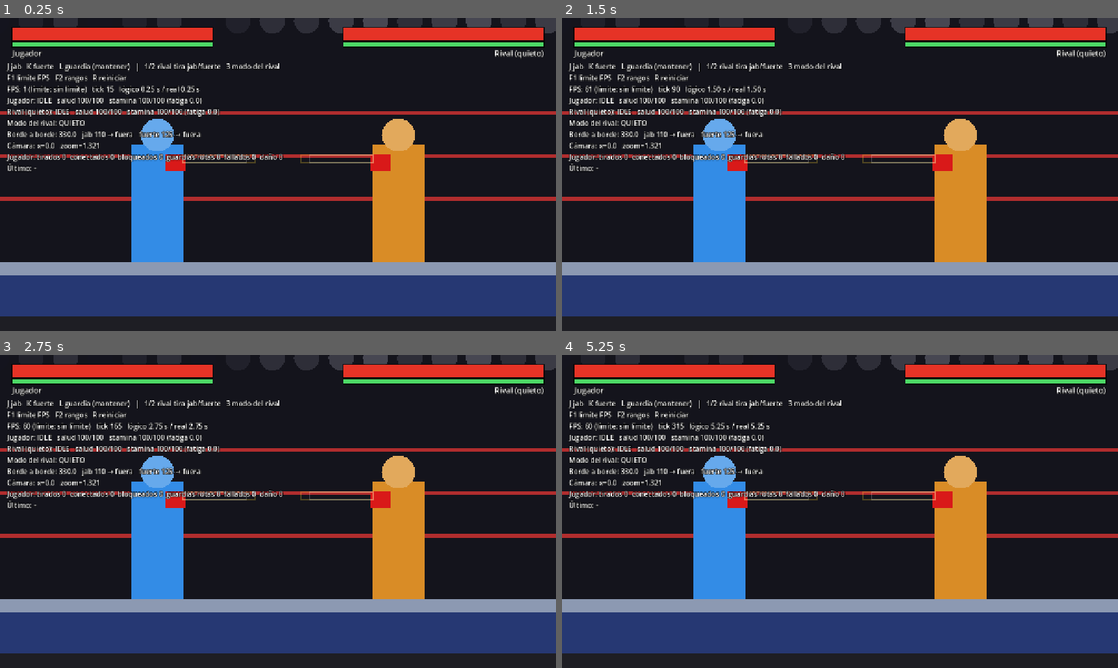
Above: before the commit, frames 1-4 (two rows, left to right).
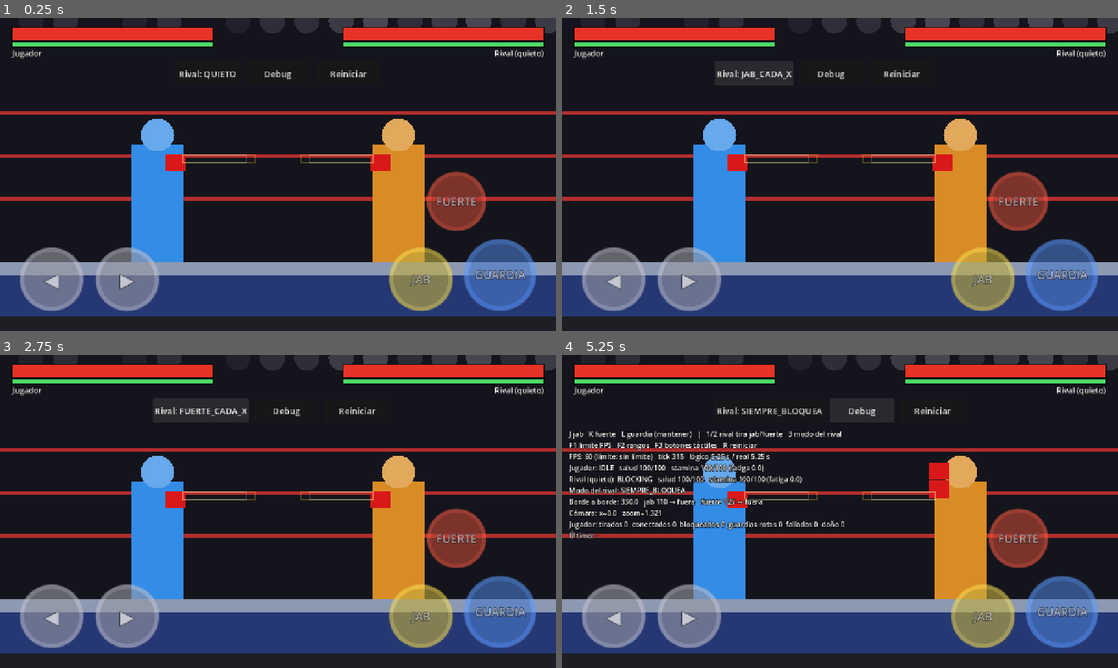
Above: after the commit, the same moments.

Repository: RamiroNicastro/RTC
Game: Godot game, scene res://debug/combat_sandbox.tscn
Two runs of this game, one before a commit and one after it. Both use one fixed random seed, a clock stepped at 60 frames per second and the inputs below.
Inputs (mouse positions are in pixels of both pictures, inside the frame that each line leads up to):
- Up to frame 1 (0.25 s): no input
- Up to frame 2 (1.5 s): click (767, 74) at 0.5 s, where only the run after the commit has a clickable "Rival: QUIETO"; click (767, 74) at 1.25 s, where only the run after the commit has a clickable "Rival: SIEMPRE_BLOQUEA"
- Up to frame 3 (2.75 s): click (194, 411) at 2 s, where only the run after the commit has a clickable "Rival: JAB_CADA_X"
- Up to frame 4 (5.25 s): click (762, 411) at 2.75 s, where only the run after the commit has a clickable "Rival: FUERTE_CADA_X"; click (762, 411) at 3.5 s, where only the run after the commit has a clickable "Rival: BLOQUEA_Y_JAB"; click (745, 411) at 4.25 s, where only the run after the commit has a clickable "Rival: QUIETO"; click (862, 411) at 5 s, where only the run after the commit has a clickable "Debug"

The runs differ from the first frame. In frame 1, 12% of the frame differs, in the area x 1-97%, y 14-94%; in frame 2, 12%; in frame 3, 13%; in frame 4, 16%.

Commit message:
Hito T: botones táctiles provisorios y preset de Android
- TouchControls: ◀ ▶ JAB FUERTE GUARDIA con multitouch, disparan las mismas acciones del Input Map
- Distribución adaptable a 16:9 y 20:9; emulación de toque con mouse para probar en PC (F3)
- Sandbox: botones táctiles para modo del rival, debug y reiniciar
- export_presets.cfg (APK debug arm64, inmersivo) y guía de Android actualizada
- tests/test_hito_t.gd
- Pendiente: prueba en celular real

Co-Authored-By: Claude Opus 5.5 <noreply@anthropic.com>

Diff:
--- a/combat/combat_scene.gd
+++ b/combat/combat_scene.gd
@@ -20,6 +20,7 @@
 @onready var fighter_b: Fighter = $FighterB
 @onready var camera: CombatCamera = $CombatCamera
 @onready var hud: CombatHUD = $CombatHUD
+@onready var touch_controls: TouchControls = $TouchControls
 
 var clock := CombatClock.new()
 ## Intercambiable: más adelante HitboxHitResolver, sin tocar nada más.
@@ -48,6 +49,8 @@
 
 	camera.setup(fighter_a, fighter_b, ring.stage_half_width())
 	hud.setup(fighter_a, fighter_b)
+	# Los botones táctiles se ven solo en pantallas táctiles (en PC se pueden mostrar desde la sandbox).
+	touch_controls.visible = DisplayServer.is_touchscreen_available()
 	_started = true
 
 
--- a/combat/combat_scene.tscn
+++ b/combat/combat_scene.tscn
@@ -5,6 +5,7 @@
 [ext_resource type="PackedScene" path="res://combat/fighter/fighter.tscn" id="3_fighter"]
 [ext_resource type="Script" path="res://combat/camera/combat_camera.gd" id="4_camera"]
 [ext_resource type="Script" path="res://combat/hud/combat_hud.gd" id="5_hud"]
+[ext_resource type="Script" path="res://combat/hud/touch_controls.gd" id="6_touch"]
 
 [node name="CombatScene" type="Node2D"]
 script = ExtResource("1_scene")
@@ -22,3 +23,6 @@
 
 [node name="CombatHUD" type="CanvasLayer" parent="."]
 script = ExtResource("5_hud")
+
+[node name="TouchControls" type="CanvasLayer" parent="."]
+script = ExtResource("6_touch")
--- /dev/null
+++ b/combat/hud/touch_controls.gd
@@ -0,0 +1,103 @@
+class_name TouchControls
+extends CanvasLayer
+## Botones táctiles PROVISORIOS (Hito T).
+##
+## Cada botón dispara una acción del Input Map ("move_left", "jab", "guard"...): exactamente las mismas
+## que el teclado. Por eso PlayerInput no cambia y se respeta R1.
+## TouchScreenButton soporta multitouch: se puede mantener la guardia o moverse mientras se pega.
+## La versión definitiva (safe area, modo zurdo, opacidad configurable, botón de esquive y cuerpo) llega en el Hito I.
+##
+## Distribución (en unidades lógicas, la altura siempre es 720):
+##   izquierda abajo: ◀ ▶
+##   derecha abajo:   GUARDIA (la más grande, en la esquina), JAB a su izquierda, FUERTE arriba entre los dos.
+
+const MOVE_DIAMETER: float = 150.0
+const JAB_DIAMETER: float = 150.0
+const POWER_DIAMETER: float = 140.0
+const GUARD_DIAMETER: float = 170.0
+const EDGE_MARGIN: float = 44.0
+const OPACITY: float = 0.6
+
+const COLOR_MOVE := Color(0.75, 0.75, 0.8)
+const COLOR_JAB := Color(0.95, 0.85, 0.3)
+const COLOR_POWER := Color(0.95, 0.35, 0.25)
+const COLOR_GUARD := Color(0.35, 0.6, 1.0)
+
+var _left: TouchScreenButton
+var _right: TouchScreenButton
+var _jab: TouchScreenButton
+var _power: TouchScreenButton
+var _guard: TouchScreenButton
+
+
+func _ready() -> void:
+	layer = 10
+	_left = _make_button("move_left", "◀", MOVE_DIAMETER, COLOR_MOVE, true)
+	_right = _make_button("move_right", "▶", MOVE_DIAMETER, COLOR_MOVE, true)
+	_jab = _make_button("jab", "JAB", JAB_DIAMETER, COLOR_JAB, false)
+	_power = _make_button("power", "FUERTE", POWER_DIAMETER, COLOR_POWER, false)
+	_guard = _make_button("guard", "GUARDIA", GUARD_DIAMETER, COLOR_GUARD, false)
+	get_viewport().size_changed.connect(_layout)
+	_layout()
+
+
+## Acomoda los botones en las esquinas según el tamaño real de la pantalla (16:9, 20:9, etc.).
+func _layout() -> void:
+	var view: Vector2 = get_viewport().get_visible_rect().size
+	var bottom: float = view.y - EDGE_MARGIN
+
+	_place(_left, Vector2(EDGE_MARGIN + MOVE_DIAMETER * 0.5, bottom - MOVE_DIAMETER * 0.5))
+	_place(_right, Vector2(EDGE_MARGIN + MOVE_DIAMETER * 1.5 + 24.0, bottom - MOVE_DIAMETER * 0.5))
+
+	var guard_center := Vector2(view.x - EDGE_MARGIN - GUARD_DIAMETER * 0.5, bottom - GUARD_DIAMETER * 0.5)
+	_place(_guard, guard_center)
+	_place(_jab, guard_center + Vector2(-(GUARD_DIAMETER + JAB_DIAMETER) * 0.5 - 22.0, 10.0))
+	_place(_power, guard_center + Vector2(-100.0, -(GUARD_DIAMETER + POWER_DIAMETER) * 0.5 - 14.0))
+
+
+func _place(button: TouchScreenButton, center: Vector2) -> void:
+	var diameter: float = (button.shape as CircleShape2D).radius * 2.0
+	button.position = center - Vector2.ONE * diameter * 0.5
+
+
+## passby = true: se activa al deslizar el dedo encima sin levantarlo (útil para ◀ ▶).
+func _make_button(action: StringName, text: String, diameter: float, color: Color, passby: bool) -> TouchScreenButton:
+	var button := TouchScreenButton.new()
+	button.action = action
+	button.passby_press = passby
+	button.texture_normal = _circle_texture(diameter, color)
+	button.texture_pressed = _circle_texture(diameter, color.lightened(0.45))
+	var shape := CircleShape2D.new()
+	shape.radius = diameter * 0.5
+	button.shape = shape
+	button.shape_centered = true
+	button.modulate.a = OPACITY
+
+	var label := Label.new()
+	label.text = text
+	label.size = Vector2.ONE * diameter
+	label.horizontal_alignment = HORIZONTAL_ALIGNMENT_CENTER
+	label.vertical_alignment = VERTICAL_ALIGNMENT_CENTER
+	label.add_theme_font_size_override("font_size", 26 if text.length() > 2 else 44)
+	label.add_theme_color_override("font_outline_color", Color.BLACK)
+	label.add_theme_constant_override("outline_size", 6)
+	button.add_child(label)
+
+	add_child(button)
+	return button
+
+
+## Círculo de color con borde, sin archivos de imagen (placeholder).
+func _circle_texture(diameter: float, color: Color) -> GradientTexture2D:
+	var gradient := Gradient.new()
+	gradient.offsets = PackedFloat32Array([0.0, 0.84, 0.86, 0.96, 1.0])
+	gradient.colors = PackedColorArray([
+		color.darkened(0.2), color.darkened(0.2), color, color, Color(color, 0.0)])
+	var texture := GradientTexture2D.new()
+	texture.gradient = gradient
+	texture.width = int(diameter)
+	texture.height = int(diameter)
+	texture.fill = GradientTexture2D.FILL_RADIAL
+	texture.fill_from = Vector2(0.5, 0.5)
+	texture.fill_to = Vector2(1.0, 0.5)
+	return texture
--- a/debug/combat_debug_overlay.gd
+++ b/debug/combat_debug_overlay.gd
@@ -51,7 +51,7 @@
 
 func _ready() -> void:
 	_label = Label.new()
-	_label.position = Vector2(16, 100)
+	_label.position = Vector2(16, 170)
 	_label.add_theme_font_size_override("font_size", 16)
 	_label.add_theme_color_override("font_outline_color", Color.BLACK)
 	_label.add_theme_constant_override("outline_size", 6)
@@ -68,7 +68,7 @@
 	var dummy := _combat.controller_b as DummyInput
 	var lines: PackedStringArray = [
 		"J jab   K fuerte   L guardia (mantener)   |   1/2 rival tira jab/fuerte   3 modo del rival",
-		"F1 límite FPS   F2 rangos   R reiniciar",
+		"F1 límite FPS   F2 rangos   F3 botones táctiles   R reiniciar",
 		"FPS: %d (límite: %s)   tick %d   lógico %.2f s / real %.2f s" % [
 			Engine.get_frames_per_second(), "sin límite" if max_fps == 0 else str(max_fps),
 			_combat.clock.tick, CombatTime.ticks_to_seconds(_combat.clock.tick),
--- a/debug/combat_sandbox.gd
+++ b/debug/combat_sandbox.gd
@@ -10,6 +10,10 @@
 ##   3              cambiar el modo del rival (quieto, siempre bloquea, jab cada X, fuerte cada X, bloquea y jab)
 ##   F1             cambiar el límite de FPS (sin límite → 30 → 144) para probar que la lógica no depende de los FPS
 ##   F2             mostrar u ocultar los rangos de golpe
+##   F3             mostrar u ocultar los botones táctiles (en la PC se usan con el mouse)
+##
+## En el celular no hay teclado: arriba al centro hay botones para cambiar el modo del rival,
+## mostrar u ocultar el debug y reiniciar.
 ##   R              reiniciar la escena
 
 const COMBAT_SCENE: PackedScene = preload("res://combat/combat_scene.tscn")
@@ -18,6 +22,8 @@
 var _fps_cap_index: int = 0
 var _combat: CombatScene
 var _debug_draw: CombatDebugDraw
+var _overlay: CombatDebugOverlay
+var _mode_button: Button
 
 
 func _ready() -> void:
@@ -29,9 +35,12 @@
 	_combat.add_child(_debug_draw)
 	_debug_draw.attach(_combat.fighter_a, _combat.fighter_b)
 
-	var overlay := CombatDebugOverlay.new()
-	add_child(overlay)
-	overlay.attach(_combat)
+	_overlay = CombatDebugOverlay.new()
+	add_child(_overlay)
+	_overlay.attach(_combat)
+	# En el celular el overlay tapa mucho: arranca oculto (se muestra con el botón "Debug").
+	_overlay.visible = not DisplayServer.is_touchscreen_available()
+	_build_touch_debug_buttons()
 
 
 func _unhandled_input(event: InputEvent) -> void:
@@ -43,6 +52,8 @@
 			_cycle_fps_cap()
 		KEY_F2:
 			_debug_draw.visible = not _debug_draw.visible
+		KEY_F3:
+			_combat.touch_controls.visible = not _combat.touch_controls.visible
 		KEY_1, KEY_2, KEY_3:
 			var dummy := _combat.controller_b as DummyInput
 			if dummy == null:
@@ -53,9 +64,47 @@
 				KEY_2:
 					dummy.queue_power()
 				KEY_3:
-					dummy.cycle_mode()
+					_cycle_dummy_mode()
 		KEY_R:
 			get_tree().reload_current_scene()
+
+
+func _cycle_dummy_mode() -> void:
+	var dummy := _combat.controller_b as DummyInput
+	if dummy == null:
+		return
+	dummy.cycle_mode()
+	_mode_button.text = "Rival: " + dummy.mode_name()
+
+
+func _build_touch_debug_buttons() -> void:
+	var layer := CanvasLayer.new()
+	layer.layer = 20
+	add_child(layer)
+	var row := HBoxContainer.new()
+	row.add_theme_constant_override("separation", 12)
+	row.set_anchors_and_offsets_preset(Control.PRESET_CENTER_TOP)
+	row.position.y = 100.0
+	layer.add_child(row)
+
+	_mode_button = _small_button(row, "Rival: QUIETO", _cycle_dummy_mode)
+	_small_button(row, "Debug", func() -> void:
+		_overlay.visible = not _overlay.visible
+		_debug_draw.visible = _overlay.visible)
+	_small_button(row, "Reiniciar", func() -> void: get_tree().reload_current_scene())
+	# Centrar la fila después de que calcule su tamaño.
+	row.resized.connect(func() -> void: row.position.x = (get_viewport().get_visible_rect().size.x - row.size.x) * 0.5)
+
+
+func _small_button(parent: Control, text: String, on_pressed: Callable) -> Button:
+	var button := Button.new()
+	button.text = text
+	button.focus_mode = Control.FOCUS_NONE
+	button.custom_minimum_size = Vector2(150, 56)
+	button.add_theme_font_size_override("font_size", 20)
+	button.pressed.connect(on_pressed)
+	parent.add_child(button)
+	return button
 
 
 func _cycle_fps_cap() -> void:
--- a/project.godot
+++ b/project.godot
@@ -53,6 +53,10 @@
 ]
 }
 
+[input_devices]
+
+pointing/emulate_touch_from_mouse=true
+
 [physics]
 
 3d/physics_engine="Jolt Physics"
--- /dev/null
+++ b/tests/test_hito_t.gd
@@ -0,0 +1,98 @@
+extends SceneTree
+# Prueba automática del Hito T: los botones táctiles disparan las mismas acciones que el teclado,
+# con multitouch (mantener la guardia con un dedo y pegar con otro) y sin superponerse en 16:9 ni en 20:9.
+
+var combat: CombatScene
+var step: int = 0
+var failures: PackedStringArray = []
+
+
+func _initialize() -> void:
+	combat = load("res://combat/combat_scene.tscn").instantiate()
+	root.add_child(combat)
+
+
+func check(cond: bool, msg: String) -> void:
+	if not cond:
+		failures.append(msg)
+
+
+func touch(index: int, button: TouchScreenButton, pressed: bool) -> void:
+	var ev := InputEventScreenTouch.new()
+	ev.index = index
+	ev.pressed = pressed
+	var radius: float = (button.shape as CircleShape2D).radius
+	ev.position = button.position + Vector2.ONE * radius
+	# Directo al viewport y en coordenadas locales (en headless la cola de Input no se procesa
+	# y la ventana falsa tiene otra escala).
+	root.push_input(ev, true)
+
+
+func _physics_process(_delta: float) -> bool:
+	step += 1
+	var tc: TouchControls = combat.touch_controls
+	var a: Fighter = combat.fighter_a
+	match step:
+		1:
+			var s := FightSetup.new()
+			s.fighter_a = FighterSetup.new()
+			s.fighter_a.controller_type = FighterSetup.ControllerType.PLAYER
+			s.fighter_b = FighterSetup.new()
+			s.start_distance = 140.0
+			combat.start(s)
+			tc.visible = true
+			check_layout(tc, Vector2(1280, 720))
+			check_layout(tc, Vector2(1600, 720))
+		3:
+			touch(0, tc._guard, true)   # dedo 1: mantiene la guardia
+		8:
+			check(a.state == Fighter.State.BLOCKING, "tocar GUARDIA debería poner la guardia")
+			print("Dedo 1 en GUARDIA → estado %s" % Fighter.State.keys()[a.state])
+			touch(1, tc._jab, true)     # dedo 2: jab sin soltar la guardia
+		9:
+			touch(1, tc._jab, false)
+		11:
+			print("Dedo 2 en JAB (con la guardia apretada) → estado %s" % Fighter.State.keys()[a.state])
+			check(a.state == Fighter.State.ATTACKING and a.current_move.id == &"jab", "el jab debería salir con multitouch")
+		40:
+			check(a.state == Fighter.State.BLOCKING, "al terminar el jab, si sigue apretada, vuelve a la guardia")
+			touch(0, tc._guard, false)
+			touch(2, tc._power, true)
+		41:
+			touch(2, tc._power, false)
+		43:
+			check(a.state == Fighter.State.ATTACKING and a.current_move.id == &"fuerte", "FUERTE debería tirar el golpe fuerte")
+		90:
+			var x0: float = a.position.x
+			touch(3, tc._left, true)
+			set_meta("x0", x0)
+		120:
+			touch(3, tc._left, false)
+			var moved: float = a.position.x - float(get_meta("x0"))
+			print("◀ durante 30 ticks → se movió %.1f" % moved)
+			check(moved < -50.0, "◀ debería mover hacia la izquierda")
+			print("RESULTADO: ", "OK" if failures.is_empty() else "FALLÓ:\n  " + "\n  ".join(failures))
+			quit()
+	return false
+
+
+func check_layout(tc: TouchControls, view: Vector2) -> void:
+	# Recalcula la distribución para ese tamaño de pantalla y verifica que nada se pise ni se salga.
+	var buttons: Array[TouchScreenButton] = [tc._left, tc._right, tc._jab, tc._power, tc._guard]
+	var old_size: Vector2i = root.size
+	root.size = Vector2i(view)
+	tc._layout()
+	var actual: Vector2 = root.get_visible_rect().size
+	for i in buttons.size():
+		var bi := buttons[i]
+		var ri: float = (bi.shape as CircleShape2D).radius
+		var ci: Vector2 = bi.position + Vector2.ONE * ri
+		check(ci.x - ri >= 0.0 and ci.x + ri <= actual.x and ci.y + ri <= actual.y, "botón %s fuera de pantalla en %s" % [bi.action, actual])
+		for j in range(i + 1, buttons.size()):
+			var bj := buttons[j]
+			var rj: float = (bj.shape as CircleShape2D).radius
+			var cj: Vector2 = bj.position + Vector2.ONE * rj
+			check(ci.distance_to(cj) >= ri + rj, "%s y %s se superponen en %s" % [bi.action, bj.action, actual])
+	print("Distribución en %s: sin superposiciones ni botones afuera" % actual)
+	root.size = old_size
+	tc._layout()
Not shown, added: combat/hud/touch_controls.gd.uid
Not shown, added: export_presets.cfg
Not shown, added: tests/test_hito_t.gd.uid
Not shown, changed: CLAUDE.md
Not shown, changed: docs/ANDROID.md
